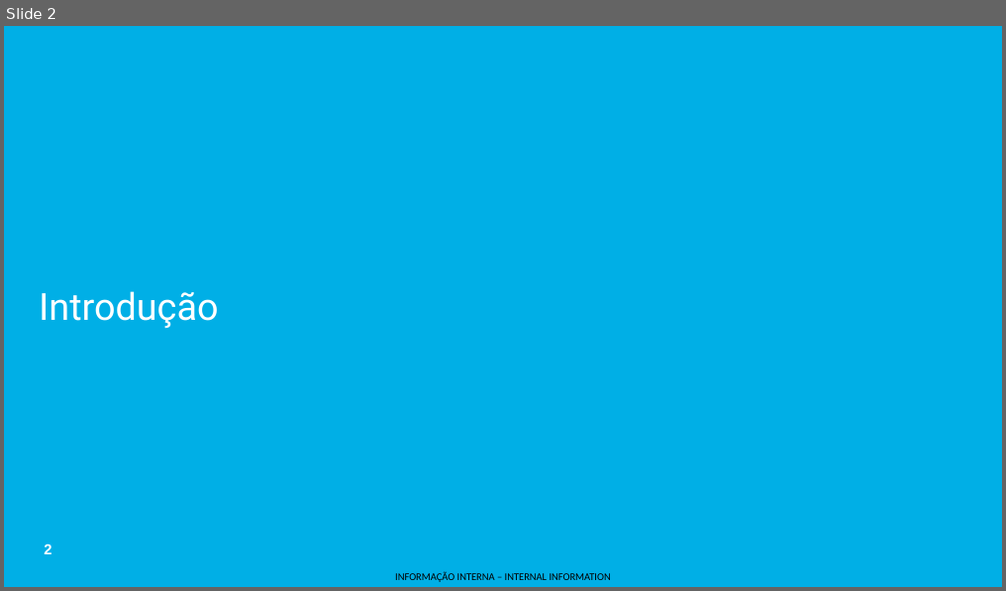
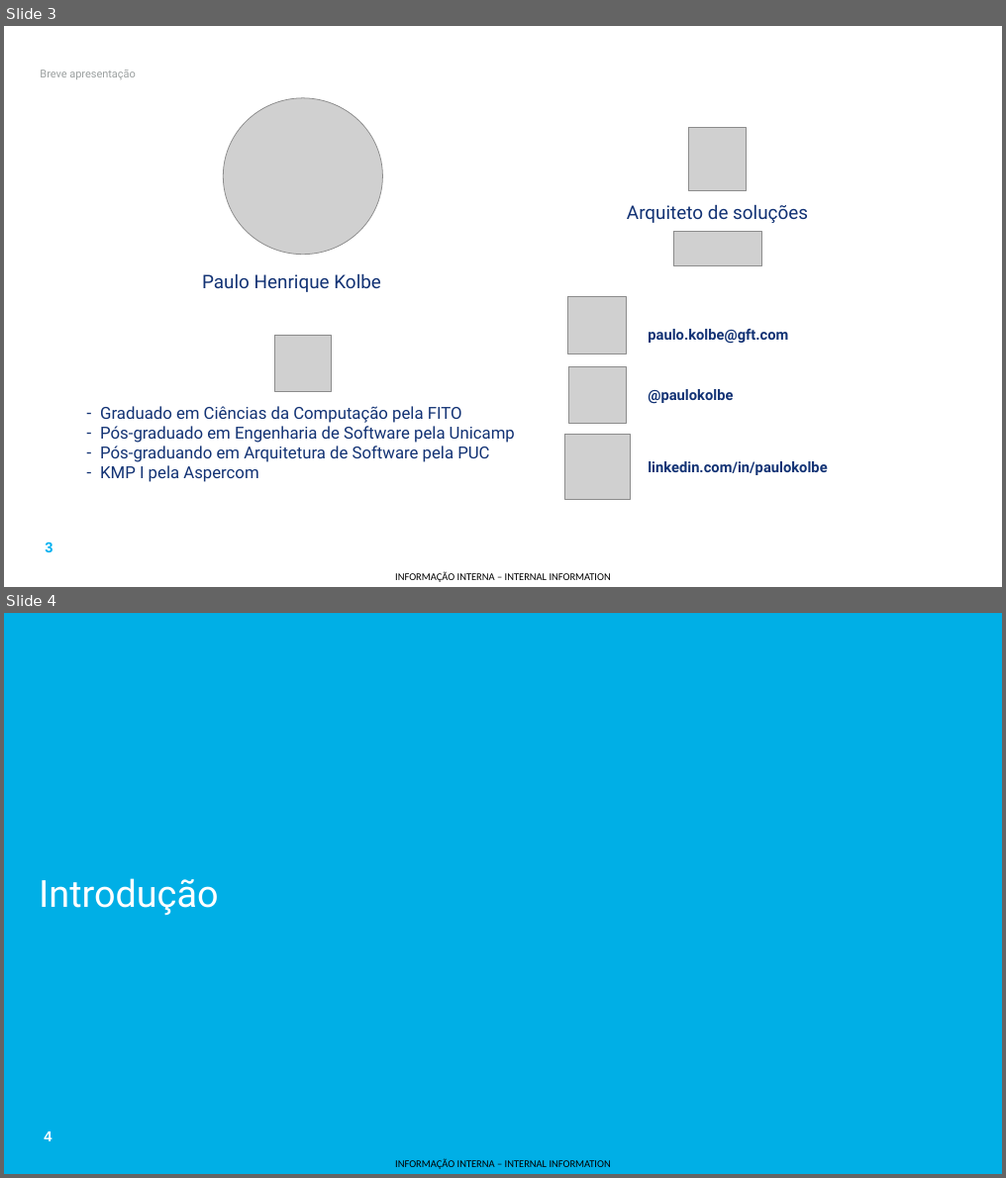
Before and after one commit to phkolbe/hello-world, a slide deck: presentations/01 - Introducao ao treinamento.pptx. Shown one above the other, each under a label of ours: slide 2 before the commit, slides 3 and 4 after it. The pictures are 1006x591 and 1006x1178 pixels, drawn with LibreOffice and Linux fonts; fonts in the diff are those of the drawing; grey boxes stand for pictures; background and template pictures are left out. Boxes give left, top, right and bottom in pixels: in the first picture for what was removed or moved away, otherwise in the second. Text is boxed around its words. In the diff, an @@ line names an element or a change of style, - is before the commit and + after.

```diff
--- a/presentations/01 - Introducao ao treinamento.pptx
+++ b/presentations/01 - Introducao ao treinamento.pptx
@@ slide 3 added at [4,26,1002,587], background #FFFFFF; not listed: 2 template elements that a slide beside it also shows @@
@@ title added at [40,70,136,79], 10.5 pt, text #9BA0A0 @@
+Breve apresentação
@@ picture added at [224,98,383,255] @@
@@ picture added at [689,128,746,191] @@
@@ text added at [627,204,808,223], 18 pt, text #123274 @@
+Arquiteto de soluções
@@ picture added at [673,232,761,267] @@
@@ text added at [202,274,381,292], 18 pt, text #123274 @@
+Paulo Henrique Kolbe
@@ picture added at [567,297,627,354] @@
@@ picture added at [275,335,331,392] @@
@@ text added at [648,329,788,344], 14 pt, text #123274, bold @@
+paulo.kolbe@gft.com
@@ picture added at [569,368,626,424] @@
@@ text added at [100,406,515,482], 16 pt, text #123274 @@
+– Graduado em Ciências da Computação pela FITO
+– Pós-graduado em Engenharia de Software pela Unicamp
+– Pós-graduando em Arquitetura de Software pela PUC
+– KMP I pela Aspercom
@@ text added at [648,389,733,404], 14 pt, text #123274, bold @@
+@paulokolbe
@@ picture added at [565,435,631,500] @@
@@ text added at [648,462,827,475], 14 pt, text #123274, bold @@
+linkedin.com/in/paulokolbe
@@ what was slide 2 is now slide 4 @@
@@ page number at [18,1124,78,1149]: text changed @@
-2
+4
@@ page number at [45,1132,53,1142]: text changed @@
-2
+4
```
Also in this commit, not shown: 1 slide changed, 1 other slide added, 23 other files.
